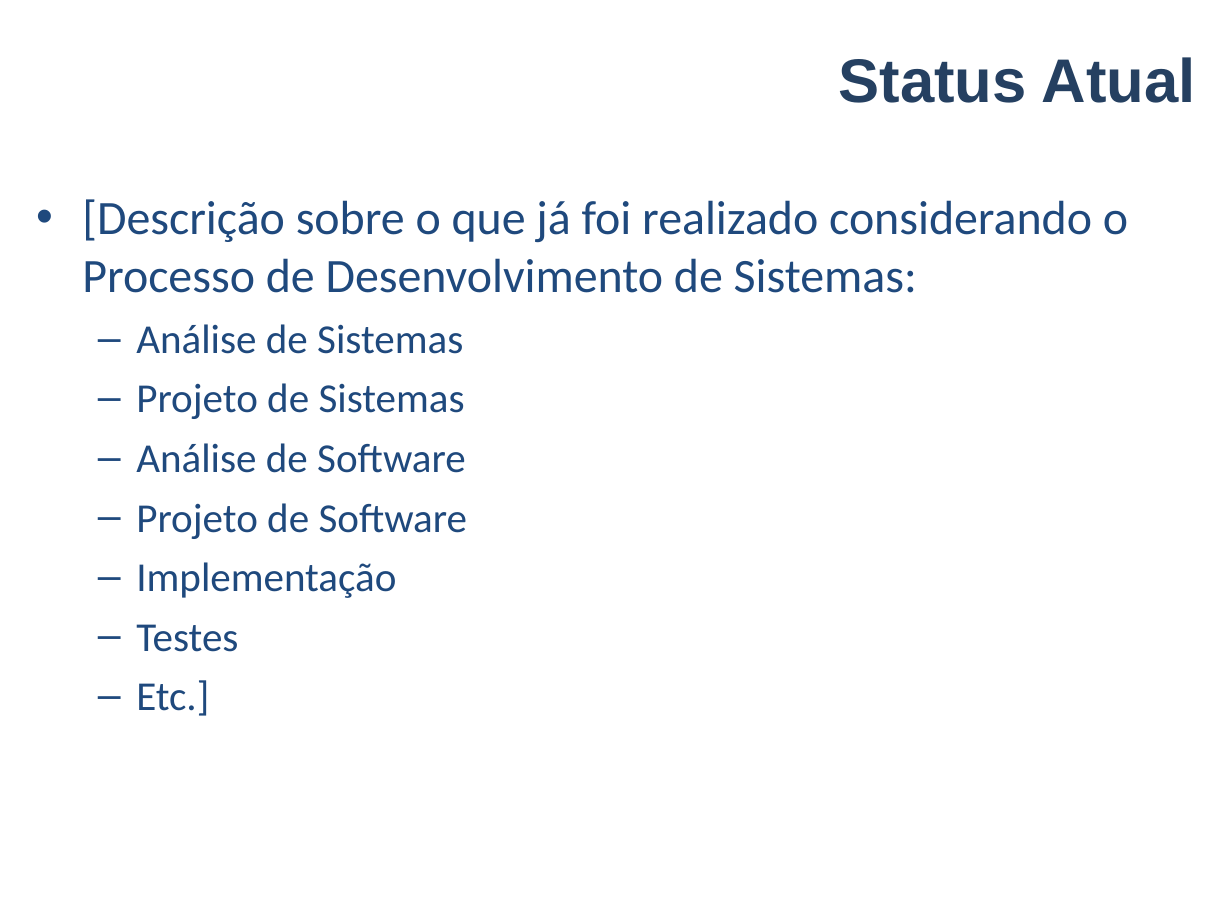
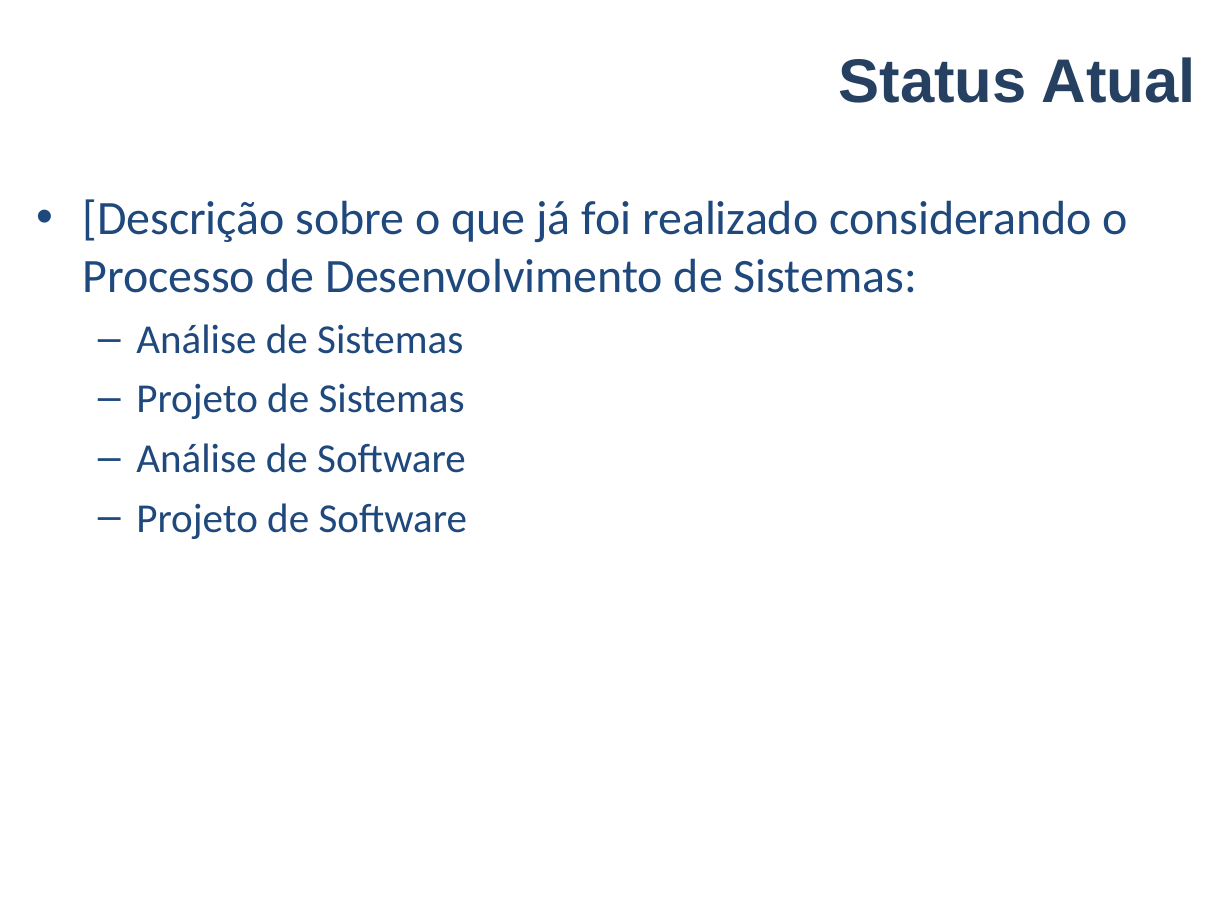
Before and after one commit to smrpuc/pos-fit-es10, a slide deck: slide 7 of Material Aulas/Metodologia de Pesquisa/FIT-TCC-Grupo04.ppt. Drawn at 1232x924 pixels with LibreOffice and Linux fonts; fonts in the diff are those of the drawing; background and template pictures are left out. Boxes give left, top, right and bottom in pixels: in the first picture for what was removed or moved away, otherwise in the second. Text is boxed around its words. In the diff, an @@ line names an element or a change of style, - is before the commit and + after.

```diff
--- a/Material Aulas/Metodologia de Pesquisa/FIT-TCC-Grupo04.ppt
+++ b/Material Aulas/Metodologia de Pesquisa/FIT-TCC-Grupo04.ppt
@@ text at [136, 562, 396, 716]: paragraphs removed @@
-  – Implementação
-  – Testes
-  – Etc.]
```
Also in this commit, not shown: 5 other slides changed.
